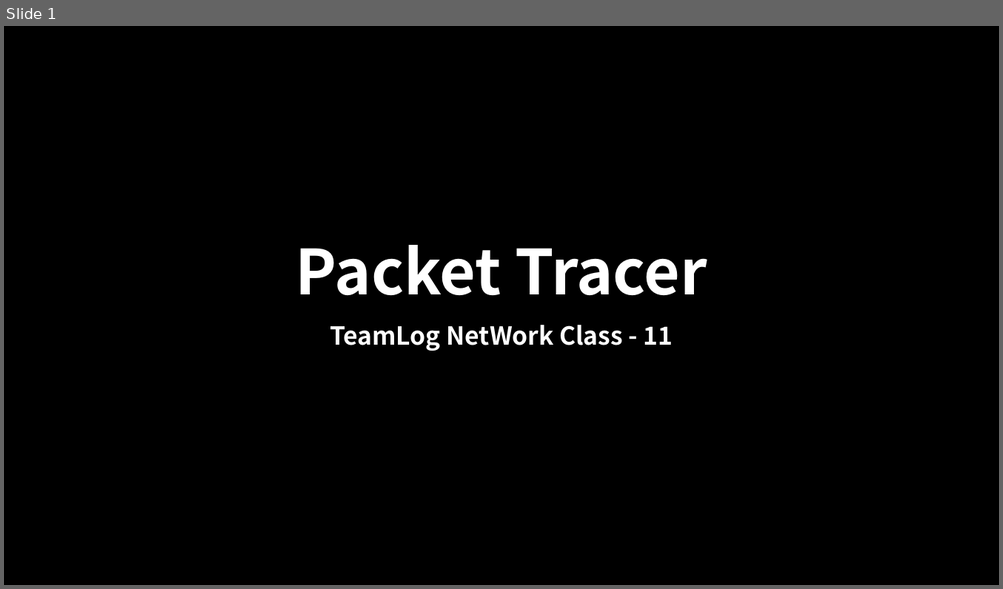
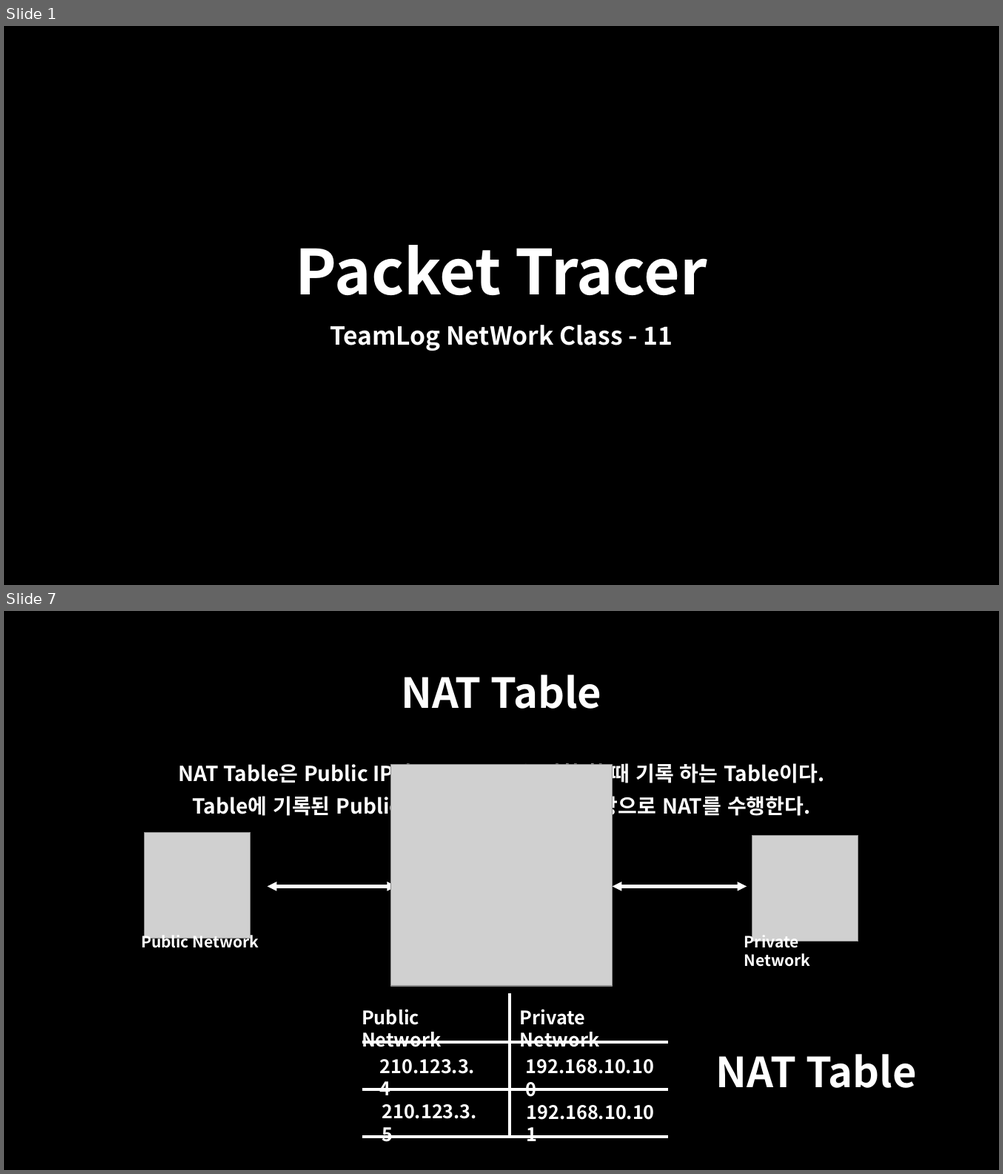
Before and after one commit to oceanwater1234/Network, a slide deck: 11. NAT/Packter Tracer - NAT.pptx. Shown one above the other, each under a label of ours: slide 1 before the commit, slides 1 and 7 after it; the slides between them are not shown. The pictures are 1003x589 and 1003x1174 pixels, drawn with LibreOffice and Linux fonts; fonts in the diff are those of the drawing; grey boxes stand for pictures. Boxes give left, top, right and bottom in pixels: in the first picture for what was removed or moved away, otherwise in the second. Text is boxed around its words. In the diff, an @@ line names an element or a change of style, - is before the commit and + after.

```diff
--- a/11. NAT/Packter Tracer - NAT.pptx
+++ b/11. NAT/Packter Tracer - NAT.pptx
@@ slide 7 added at (x1=4, y1=611, x2=999, y2=1170), background #000000 @@
@@ title added at (x1=401, y1=675, x2=601, y2=709), 40 pt, text #FFFFFF, bold @@
+NAT Table
@@ text added at (x1=179, y1=760, x2=824, y2=820), 20 pt, text #FFFFFF, bold @@
+NAT Table은 Public IP와 Private IP을 변환 할 때 기록 하는 Table이다.
+Table에 기록된 Public IP와 Private IP를 바탕으로 NAT를 수행한다.
@@ picture added at (x1=390, y1=765, x2=612, y2=986) @@
@@ picture added at (x1=145, y1=832, x2=250, y2=939) @@
@@ picture added at (x1=752, y1=835, x2=858, y2=942) @@
@@ double arrow added from (267, 886) to (396, 886), #FFFFFF 3 pt @@
@@ double arrow added from (612, 886) to (746, 886), #FFFFFF 3 pt @@
@@ text added at (x1=141, y1=932, x2=259, y2=951), 15 pt, text #FFFFFF, bold @@
+Public Network
@@ text added at (x1=744, y1=932, x2=810, y2=967), 15 pt, text #FFFFFF, bold @@
+Private Network
@@ text added at (x1=361, y1=1009, x2=441, y2=1048), 18 pt, text #FFFFFF, bold @@
+Public Network
@@ line added from (510, 994) to (510, 1137), #FFFFFF 3 pt @@
@@ text added at (x1=520, y1=1009, x2=599, y2=1048), 18 pt, text #FFFFFF, bold @@
+Private Network
@@ line added from (362, 1043) to (668, 1043), #FFFFFF 3 pt @@
@@ text added at (x1=716, y1=1054, x2=916, y2=1088), 40 pt, text #FFFFFF, bold @@
+NAT Table
@@ text added at (x1=380, y1=1059, x2=475, y2=1096), 18 pt, text #FFFFFF, bold @@
+210.123.3.4
@@ text added at (x1=526, y1=1059, x2=654, y2=1074), 18 pt, text #FFFFFF, bold @@
+192.168.10.100
@@ line added from (362, 1090) to (668, 1090), #FFFFFF 3 pt @@
@@ text added at (x1=381, y1=1105, x2=477, y2=1142), 18 pt, text #FFFFFF, bold @@
+210.123.3.5
@@ text added at (x1=526, y1=1105, x2=654, y2=1120), 18 pt, text #FFFFFF, bold @@
+192.168.10.101
@@ line added from (362, 1137) to (668, 1137), #FFFFFF 3 pt @@
```
Also in this commit, not shown: 14 other slides added, 1 slide removed, 16 other files.
